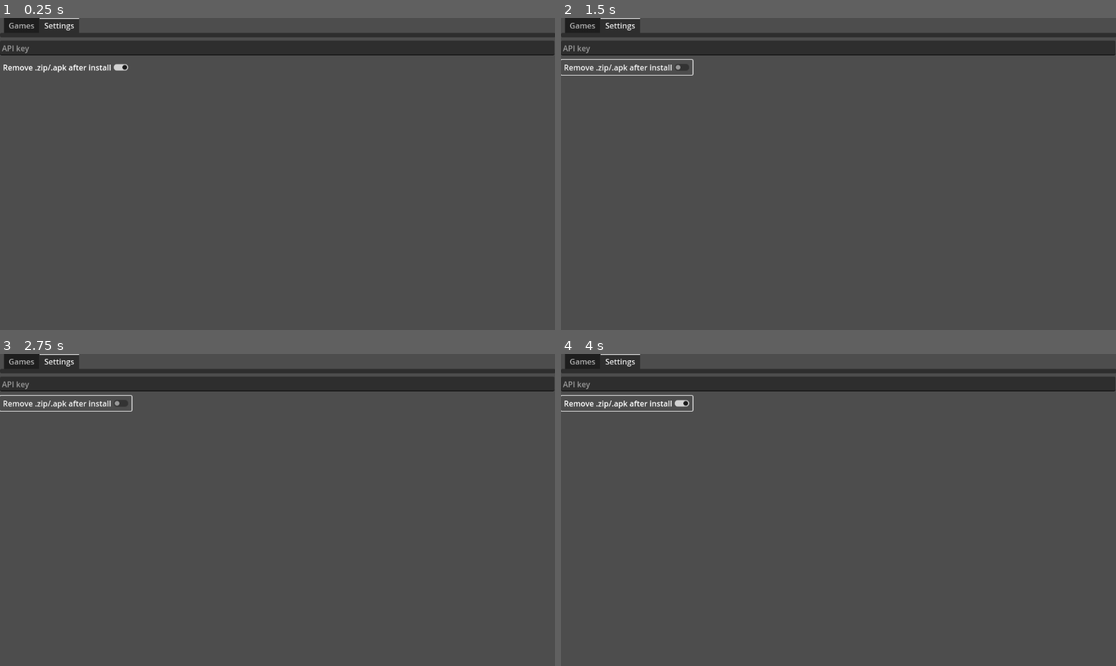
Above: before the commit, frames 1-4 (two rows, left to right).
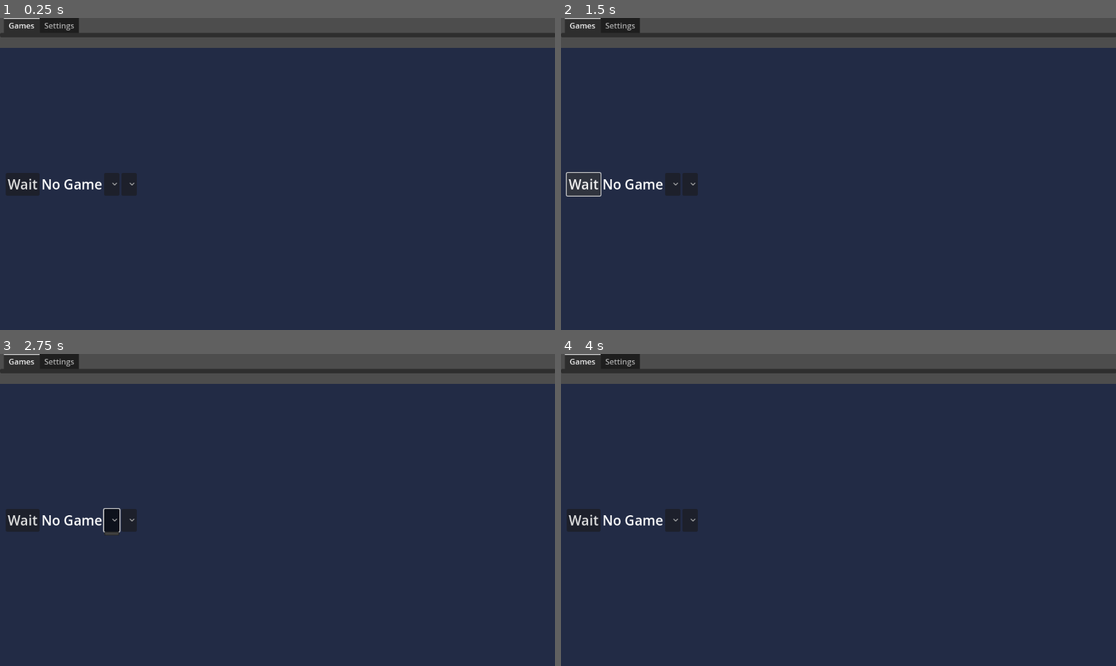
Above: after the commit, the same moments.

Repository: Ksawex4/NovaProot-Hub
Game: Godot game, scene res://scenes/main_desktop.tscn
The game is run twice, just before and just after one commit, with the same random seed, the same clock (stepped at 60 frames per second) and the same inputs. The engine's default icon, where the game draws it, is replaced by a stand-in: a white triangle on a blue panel in a dark square.
Inputs (mouse positions are in pixels of both pictures, inside the frame that each line leads up to):
- Up to frame 1 (0.25 s): no input
- Up to frame 2 (1.5 s): click (627, 67) at 0.5 s, where only the run before the commit has a clickable "Remove .zip/.apk after install"; click (583, 183) at 1.25 s, where only the run after the commit has a clickable "Wait"
- Up to frame 3 (2.75 s): click (111, 519) at 2.02 s
- Up to frame 4 (4 s): click (688, 519) at 2.77 s; click (627, 403) at 3.5 s, where only the run before the commit has a clickable "Remove .zip/.apk after install"

The runs differ from the first frame. In frame 1, 91% of the frame differs, in the area x 0-100%, y 0-100%; in frame 2, 91%; in frame 3, 91%; in frame 4, 91%.

Commit message:
Enabled use_threads for HTTPRequest nodes and OS option for the game (not fully functional)

Diff:
--- a/scenes/main_desktop.tscn
+++ b/scenes/main_desktop.tscn
@@ -16,10 +16,9 @@
 [node name="TabContainer" type="TabContainer" parent="."]
 offset_right = 1153.0
 offset_bottom = 40.0
-current_tab = 1
+current_tab = 0
 
 [node name="Games" type="TabBar" parent="TabContainer"]
-visible = false
 layout_mode = 2
 metadata/_tab_index = 0
 
@@ -87,6 +86,7 @@
 script = ExtResource("1_bwdwl")
 
 [node name="Settings" type="TabBar" parent="TabContainer"]
+visible = false
 layout_mode = 2
 script = ExtResource("7_uxsxu")
 metadata/_tab_index = 1
@@ -107,5 +107,6 @@
 
 [connection signal="pressed" from="TabContainer/Games/Games/GamePage/Middle/Launch" to="TabContainer/Games/Games/GamePage" method="_on_launch_pressed"]
 [connection signal="item_selected" from="TabContainer/Games/Games/GamePage/Middle/Versions" to="TabContainer/Games/Games/GamePage" method="_on_versions_item_selected"]
+[connection signal="item_selected" from="TabContainer/Games/Games/GamePage/Middle/Os" to="TabContainer/Games/Games/GamePage" method="_on_os_item_selected"]
 [connection signal="text_submitted" from="TabContainer/Settings/GithubApiKey" to="TabContainer/Settings" method="_on_github_api_key_text_submitted"]
 [connection signal="toggled" from="TabContainer/Settings/RemoveAfterInstall" to="TabContainer/Settings" method="_on_remove_after_install_toggled"]
--- a/scripts/game_entry.gd
+++ b/scripts/game_entry.gd
@@ -9,6 +9,7 @@
 func _ready() -> void:
 	Http_requester.request_completed.connect(self._update_icon)
 	add_child(Http_requester)
+	Http_requester.use_threads = true
 
 
 func update_game(new_game_id: String) -> void:
--- a/scripts/game_page.gd
+++ b/scripts/game_page.gd
@@ -29,9 +29,17 @@
 	launch.update_state(Game_id, version)
 	var game = GamesMan.Games.get(Game_id)
 	Game_version = await GithubApiMan.get_repo_version(game.get("repo", ""), version)
+	os.clear()
+	var asset_keys: Array = Game_version.get("assets", {}).keys()
+	for asset in asset_keys:
+		os.add_item(asset)
+	var asset_index := asset_keys.find(OS.get_name(), -1)
+	if asset_index != -1:
+		os.select(asset_index)
 	changelog.text = Game_version.get("name", "fail") + "\n" + Game_version.get("body", "fail")
 
 
 func _on_launch_pressed() -> void:
 	var version := versions.get_item_text(versions.selected)
+	var Os := os.get_item_text(os.selected)
 	launch.on_pressed(Game_id, version, Game_version, "Linux")
--- a/scripts/globals/HttpManager.gd
+++ b/scripts/globals/HttpManager.gd
@@ -11,6 +11,7 @@
 
 func _ready() -> void:
 	add_child(Http_requester)
+	Http_requester.use_threads = true
 
 ## [0] is NovaError, [1] is return
 func old_request(url: String, include_github_api: bool = true, download_to_file: bool=false, download_path: String="user://") -> Dictionary:
--- a/scripts/globals/ZipManager.gd
+++ b/scripts/globals/ZipManager.gd
@@ -1,6 +1,7 @@
 extends Node
 
-var Remove_after_install
+var Remove_after_install := true
+
 func unzip_to_directory(path_to_zip: String, unzip_path: String="user://") -> void:
 	var reader := ZIPReader.new()
 	if not FileAccess.file_exists(path_to_zip):
--- a/scripts/settings.gd
+++ b/scripts/settings.gd
@@ -11,3 +11,4 @@
 
 func _on_remove_after_install_toggled(toggled_on: bool) -> void:
 	ZipMan.Remove_after_install = toggled_on
+	SaveMan.save_file("config.nova", { "api_key": GithubApiMan.Api_key, "remove_after_install": ZipMan.Remove_after_install })
